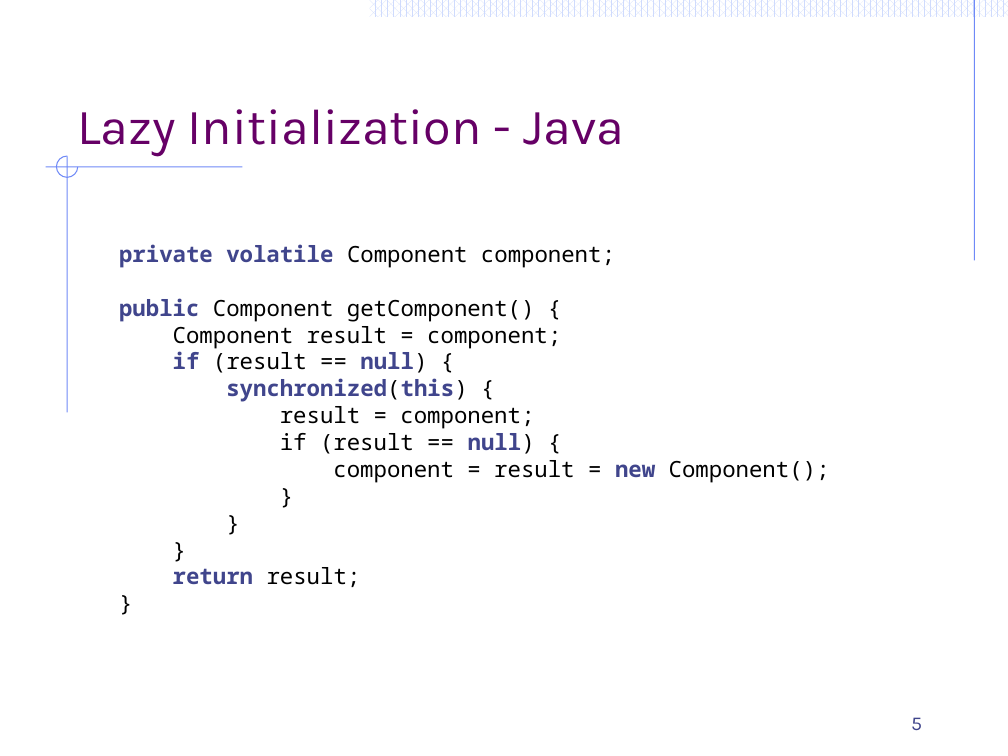
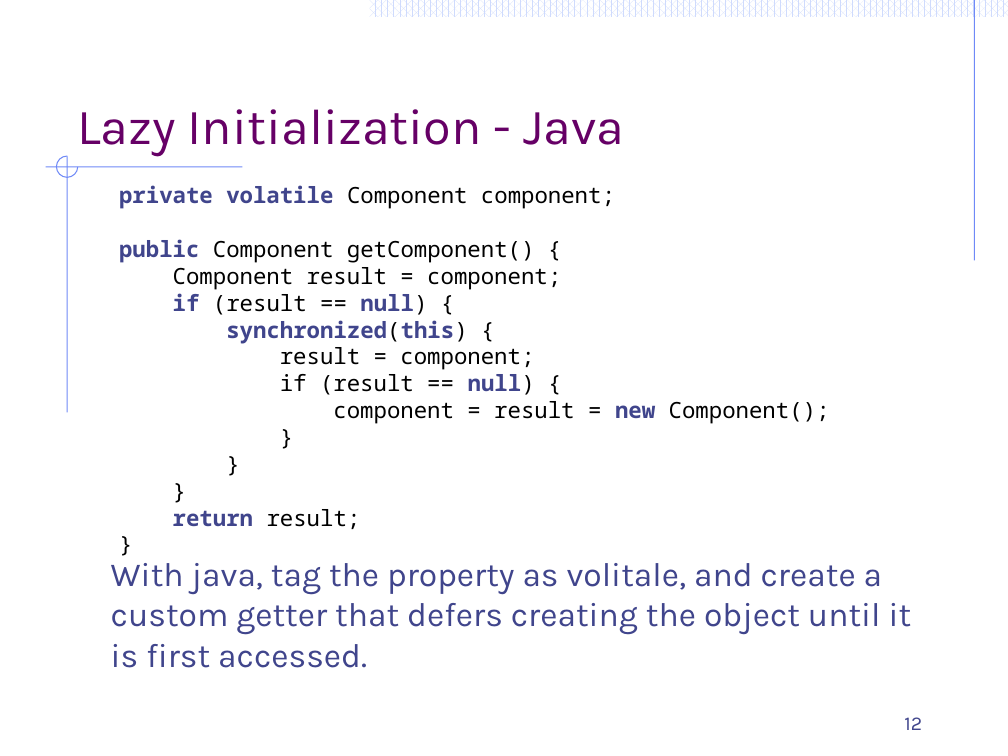
Before and after one commit to ArchitectingSoftware/CS575-SoftwareDesign, a slide deck: slide 12 of Lectures/M7-FunctionalDesignPatterns.pptx (slide 5 before the commit). Drawn at 1008x756 pixels with LibreOffice and Linux fonts; fonts in the diff are those of the drawing. Boxes give left, top, right and bottom in pixels: in the first picture for what was removed or moved away, otherwise in the second. Text is boxed around its words. In the diff, an @@ line names an element or a change of style, - is before the commit and + after.

```diff
--- a/Lectures/M7-FunctionalDesignPatterns.pptx
+++ b/Lectures/M7-FunctionalDesignPatterns.pptx
@@ text "private volatile Component component;" moved from (x1=119, y1=244, x2=830, y2=587) to (x1=119, y1=185, x2=830, y2=529) @@
@@ text added at (x1=111, y1=563, x2=912, y2=668), 24 pt, text #40458C @@
+With java, tag the property as volitale, and create a custom getter that defers creating the object until it is first accessed.
@@ page number at (x1=904, y1=717, x2=922, y2=730): text changed @@
-5
+12
```
Also in this commit, not shown: 13 other slides changed, 27 slides added, 25 slides removed, 3 other files.
